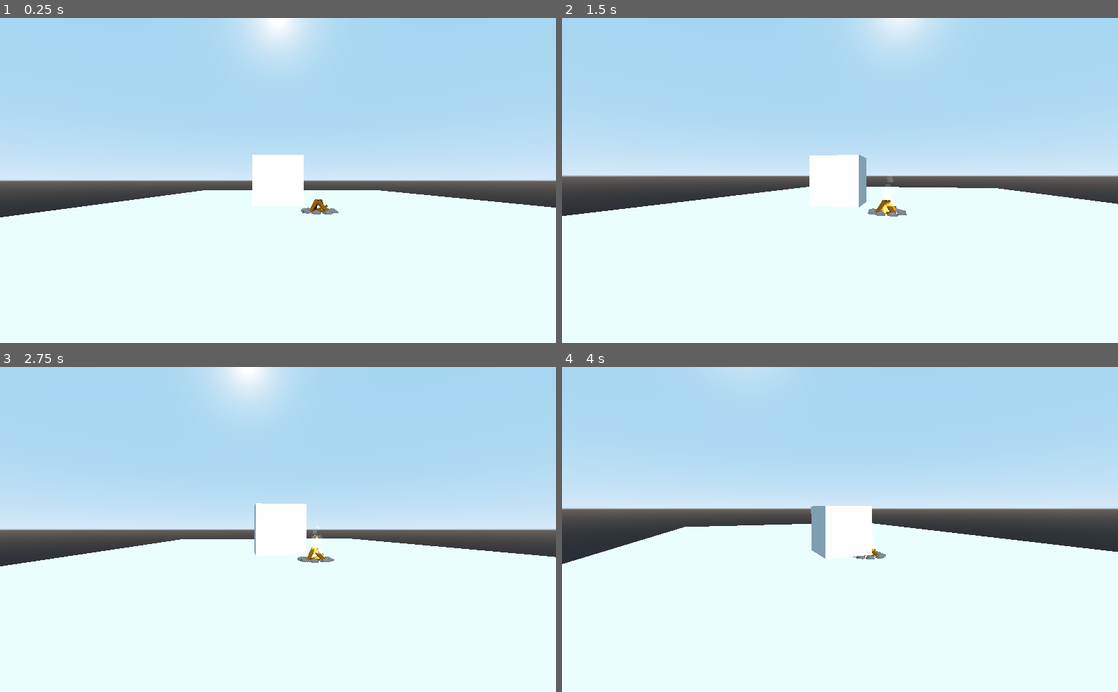
Above: before the commit, frames 1-4 (two rows, left to right).
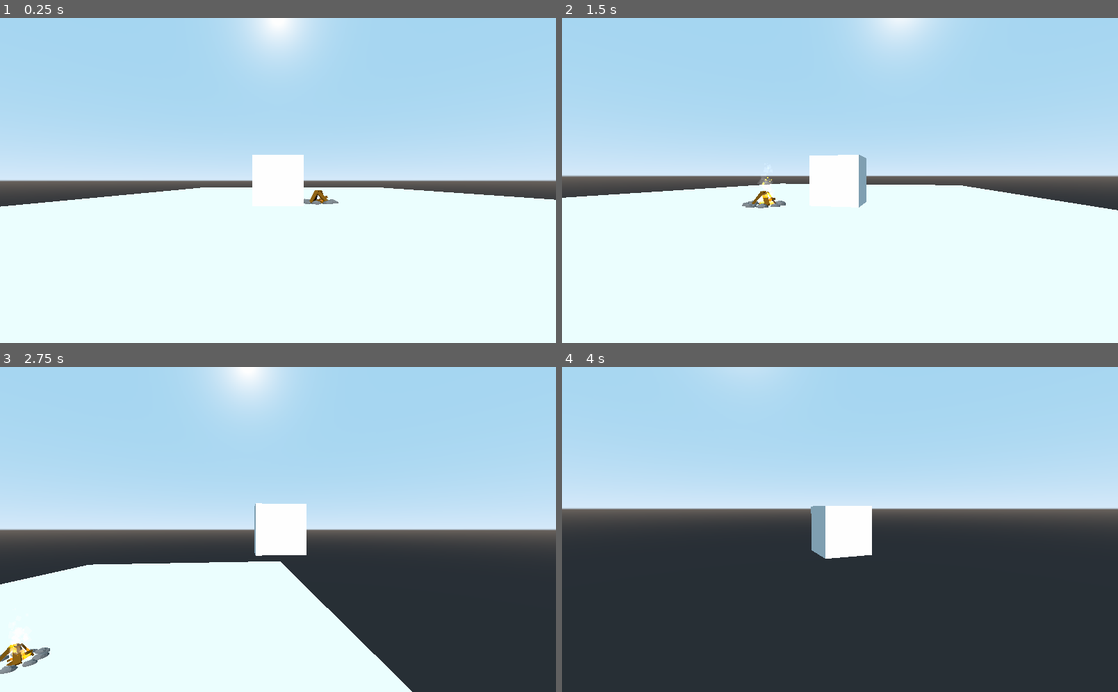
Above: after the commit, the same moments.

Repository: Zoriya/zoriya
Game: Godot game, scene res://World/World.tscn
The game is run twice, just before and just after one commit, with the same random seed, the same clock (stepped at 60 frames per second) and the same inputs.
Inputs (mouse positions are in pixels of both pictures, inside the frame that each line leads up to):
- Up to frame 1 (0.25 s): no input
- Up to frame 2 (1.5 s): tap Enter at 0.5 s; move the mouse to (867, 180) at 0.52 s; hold D (move_right) 0.53-1.28 s; hold W (move_front, bound only after the commit) 0.53-1.28 s; tap Space (jump) at 0.77, 0.8, 1.07, 1.35 s; move the mouse to (812, 180) at 1.27 s; hold S (move_back, bound only after the commit) from 1.28 s (still down)
- Up to frame 3 (2.75 s): tap Space (jump) at 1.52, 1.82, 2.3 s; tap W (move_front, bound only after the commit) at 1.55 s; move the mouse to (289, 523) at 2.02 s; release S (move_back, bound only after the commit) at 2.03 s; hold D (move_right) from 2.03 s (still down); hold W (move_front, bound only after the commit) from 2.03 s (still down)
- Up to frame 4 (4 s): move the mouse to (834, 536) at 2.77 s; release W (move_front, bound only after the commit) at 2.78 s; tap W (move_front, bound only after the commit) at 2.85 s; tap Space (jump) at 3.02, 3.32, 3.6, 3.77 s; move the mouse to (878, 532) at 3.52 s; release D (move_right) at 3.53 s; hold A (move_left) from 3.53 s (still down)

The runs differ from the first frame. In frame 1, 1.8% of the frame differs, in the area x 0-100%, y 52-62%; in frame 2, 2.5%; in frame 3, 20%; in frame 4, 47%, in the area x 0-100%, y 47-100%.

Commit message:
Implement movement

Diff:
--- /dev/null
+++ b/Characters/Box.gd
@@ -0,0 +1,30 @@
+extends KinematicBody
+
+const MOVE_SPEED = 10
+const GRAVITY = -80
+const JUMP_IMPULSE = 25
+
+var _velocity: Vector3
+
+func _physics_process(delta: float) -> void:
+	_velocity = calculate_velocity(move_and_slide(_velocity, Vector3.UP), delta)
+
+
+func input_direction() -> Vector3:
+	var x_strength = Input.get_action_strength("move_right") - Input.get_action_strength("move_left")
+	var z_strength = Input.get_action_strength("move_back") - Input.get_action_strength("move_front")
+
+	var direction := Vector3()
+	direction += $SpringArm.global_transform.basis.x * x_strength
+	direction += $SpringArm.global_transform.basis.z * z_strength
+	direction.y = 0
+	return direction.normalized()
+
+
+func calculate_velocity(old_velocity: Vector3, delta: float) -> Vector3:
+	var new_velocity: Vector3 = input_direction() * MOVE_SPEED
+	if is_on_floor():
+		new_velocity.y = JUMP_IMPULSE if Input.is_action_just_pressed("jump") else GRAVITY
+	elif not is_on_ceiling():
+		new_velocity.y = old_velocity.y + GRAVITY * delta
+	return new_velocity
--- a/Characters/Box.tscn
+++ b/Characters/Box.tscn
@@ -1,10 +1,12 @@
-[gd_scene load_steps=3 format=2]
+[gd_scene load_steps=4 format=2]
 
+[ext_resource path="res://Characters/Box.gd" type="Script" id=1]
 [ext_resource path="res://Characters/SpringArm.gd" type="Script" id=2]
 
 [sub_resource type="BoxShape" id=1]
 
 [node name="Box" type="KinematicBody"]
+script = ExtResource( 1 )
 
 [node name="Collision" type="CollisionShape" parent="."]
 shape = SubResource( 1 )
--- a/project.godot
+++ b/project.godot
@@ -36,12 +36,12 @@
 "events": [ Object(InputEventKey,"resource_local_to_scene":false,"resource_name":"","device":0,"alt":false,"shift":false,"control":false,"meta":false,"command":false,"pressed":false,"scancode":32,"unicode":0,"echo":false,"script":null)
  ]
 }
-move_forward={
+move_front={
 "deadzone": 0.5,
 "events": [ Object(InputEventKey,"resource_local_to_scene":false,"resource_name":"","device":0,"alt":false,"shift":false,"control":false,"meta":false,"command":false,"pressed":false,"scancode":87,"unicode":0,"echo":false,"script":null)
  ]
 }
-move_backward={
+move_back={
 "deadzone": 0.5,
 "events": [ Object(InputEventKey,"resource_local_to_scene":false,"resource_name":"","device":0,"alt":false,"shift":false,"control":false,"meta":false,"command":false,"pressed":false,"scancode":83,"unicode":0,"echo":false,"script":null)
  ]
